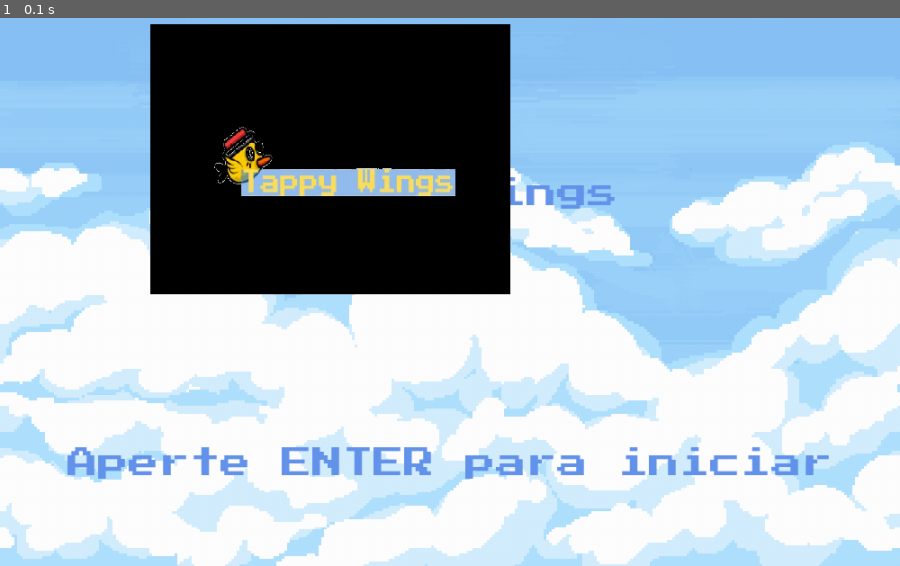
Above: before the commit, frame 1.
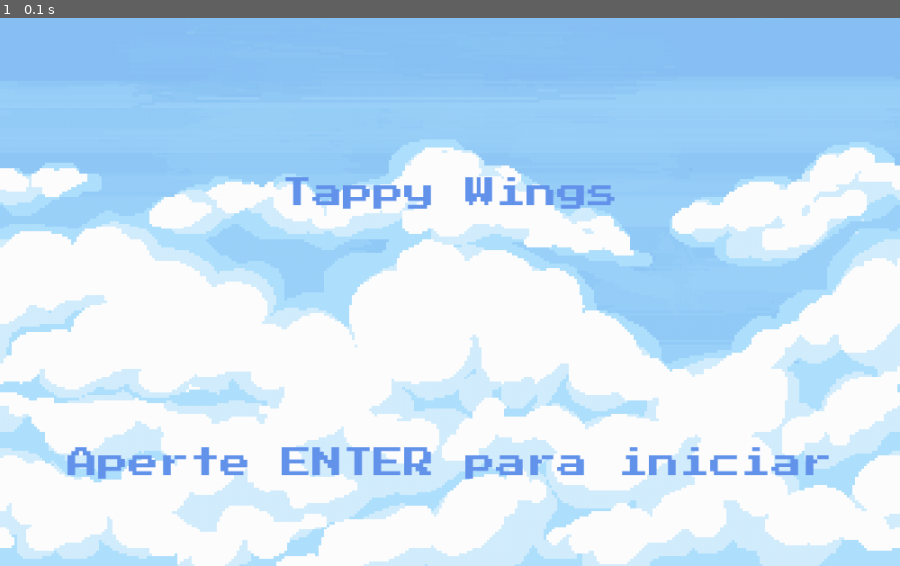
Above: after the commit, the same moment.

Repository: mearramos/Pygame-2025.1-
Game: pygame game, started from init_screen.py
Two runs of this game, one before a commit and one after it. Both use one fixed random seed, a clock stepped at 60 frames per second and the inputs below.
Inputs:
- Up to frame 1 (0.1 s): no input

The runs differ from the first frame. In frame 1, 20% of the frame differs, in the area x 16-57%, y 1-51%.

Commit message:
Retirando logo

Diff:
--- a/init_screen.py
+++ b/init_screen.py
@@ -14,9 +14,6 @@
 image = pygame.image.load('assets/sky.png').convert()
 background = pygame.transform.scale(image, (WIDTH, HEIGHT))
 
-logo = pygame.image.load('assets/logo_tappy_wings.png').convert()
-logo_pos = pygame.transform.scale(logo, (400, 300))
-logo_rect = logo.get_rect(center= (WIDTH//2, HEIGHT//2 - 40))
 
 # ----- Define fonte e mensagens
 font = pygame.font.Font('assets/fonte_principal.ttf', 34)
@@ -45,7 +42,6 @@
     window.blit(background, (0, 0))
     window.blit(text_title, title_rect)
     window.blit(text_msg, msg_rect)
-    window.blit(logo_pos, logo_rect)
     pygame.display.update()
 
 pygame.quit()
